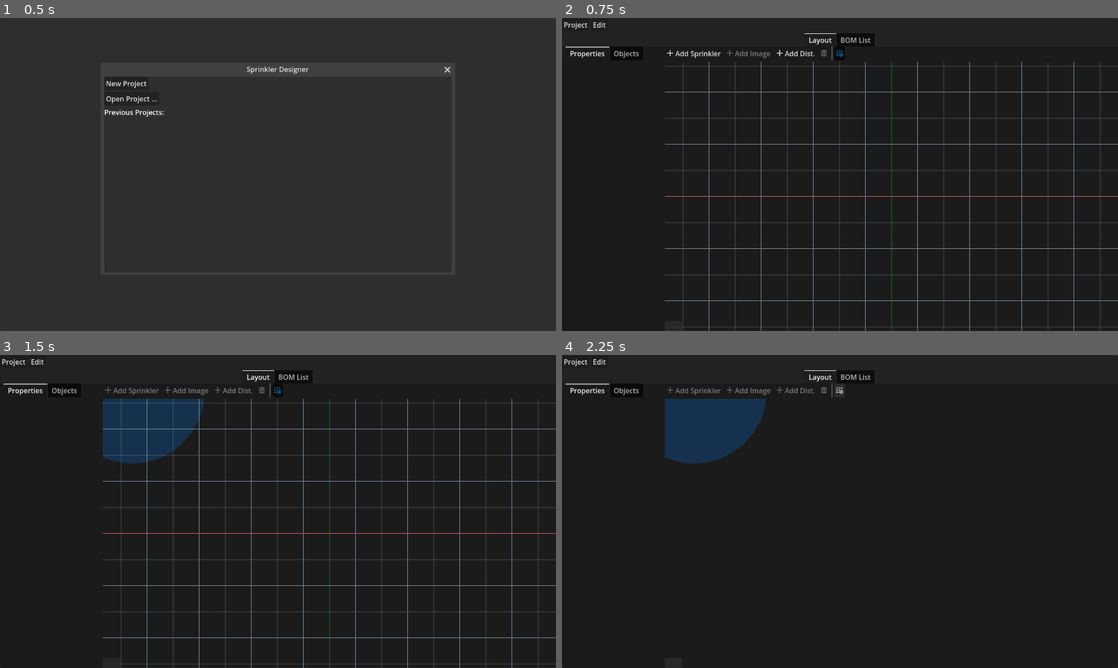
Above: before the commit, frames 1-4 (two rows, left to right).
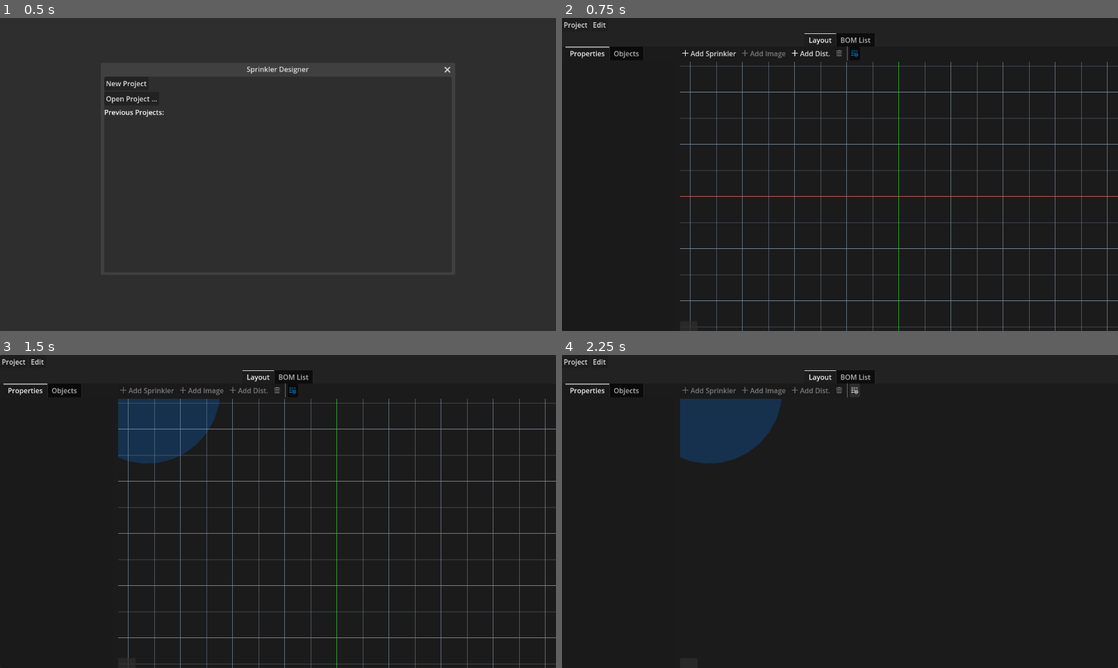
Above: after the commit, the same moments.

Repository: hankedan000/yardscaper
Game: Godot game, scene res://Main.tscn
The game is run twice, just before and just after one commit, with the same random seed, the same clock (stepped at 60 frames per second) and the same inputs.
Inputs (mouse positions are in pixels of both pictures, inside the frame that each line leads up to; where the layout moved, square brackets give the same spot in the first picture):
- Up to frame 1 (0.5 s): no input
- Up to frame 2 (0.75 s): click "New Project" at 0.5 s
- Up to frame 3 (1.5 s): click "Add Sprinkler" at 1.25 s
- Up to frame 4 (2.25 s): click (856, 389) [840, 389] at 2 s

Frame 1 is identical in both runs. In frame 2, 4.0% of the frame differs, in the area x 18-99%, y 8-100%; in frame 3, 5.0%; in frame 4, 1.4%.

Commit message:
Only handle UI input when GUI elements are visible

Diff:
--- a/SprinklerDesigner/scenes/ui/LayoutPanel/LayoutPanel.gd
+++ b/SprinklerDesigner/scenes/ui/LayoutPanel/LayoutPanel.gd
@@ -80,38 +80,6 @@
 
 	# add shortcuts
 	remove_button.shortcut = Utils.create_shortcut(KEY_DELETE)
-
-func _input(event):
-	if event is InputEventMouseButton:
-		if event.button_index == MOUSE_BUTTON_LEFT:
-			if event.pressed:
-				_handle_left_click(event.global_position)
-			else:
-				_handle_left_click_release()
-	elif event is InputEventMouseMotion:
-		var evt_global_pos = event.global_position
-		if _is_point_over_world(evt_global_pos):
-			var pos_in_world_px = _global_xy_to_pos_in_world(evt_global_pos)
-			var pos_in_world_ft = Utils.px_to_ft_vec(pos_in_world_px)
-			var x_pretty = Utils.pretty_dist(pos_in_world_ft.x)
-			var y_pretty = Utils.pretty_dist(pos_in_world_ft.y)
-			mouse_pos_label.text = "%s, %s" % [x_pretty, y_pretty]
-
-			var nearest_pickable = _nearest_pickable_obj(pos_in_world_px)
-			if nearest_pickable != _hovered_obj:
-				# transition 'hovering' status from one object to the next
-				if _hovered_obj:
-					_hovered_obj.hovering = false
-				if nearest_pickable:
-					nearest_pickable.hovering = true
-				_hovered_obj = nearest_pickable
-
-			if sprinkler_to_add:
-				sprinkler_to_add.position = pos_in_world_px
-			elif dist_meas_to_add and mode == Mode.AddDistMeasureB:
-				dist_meas_to_add.point_b = pos_in_world_px
-			elif len(_held_objs) > 0:
-				_handle_held_obj_move(pos_in_world_px)
 
 func _nearest_pickable_obj(pos_in_world: Vector2):
 	var smallest_dist_px = null
@@ -307,3 +275,35 @@
 func _on_preference_update_timer_timeout():
 	TheProject.layout_pref.camera_pos = world_container.camera2d.position
 	TheProject.layout_pref.zoom = world_container.camera2d.zoom.x
+
+func _on_viewport_container_gui_input(event):
+	if event is InputEventMouseButton:
+		if event.button_index == MOUSE_BUTTON_LEFT:
+			if event.pressed:
+				_handle_left_click(event.global_position)
+			else:
+				_handle_left_click_release()
+	elif event is InputEventMouseMotion:
+		var evt_global_pos = event.global_position
+		if _is_point_over_world(evt_global_pos):
+			var pos_in_world_px = _global_xy_to_pos_in_world(evt_global_pos)
+			var pos_in_world_ft = Utils.px_to_ft_vec(pos_in_world_px)
+			var x_pretty = Utils.pretty_dist(pos_in_world_ft.x)
+			var y_pretty = Utils.pretty_dist(pos_in_world_ft.y)
+			mouse_pos_label.text = "%s, %s" % [x_pretty, y_pretty]
+
+			var nearest_pickable = _nearest_pickable_obj(pos_in_world_px)
+			if nearest_pickable != _hovered_obj:
+				# transition 'hovering' status from one object to the next
+				if _hovered_obj:
+					_hovered_obj.hovering = false
+				if nearest_pickable:
+					nearest_pickable.hovering = true
+				_hovered_obj = nearest_pickable
+
+			if sprinkler_to_add:
+				sprinkler_to_add.position = pos_in_world_px
+			elif dist_meas_to_add and mode == Mode.AddDistMeasureB:
+				dist_meas_to_add.point_b = pos_in_world_px
+			elif len(_held_objs) > 0:
+				_handle_held_obj_move(pos_in_world_px)
--- a/SprinklerDesigner/scenes/ui/LayoutPanel/LayoutPanel.tscn
+++ b/SprinklerDesigner/scenes/ui/LayoutPanel/LayoutPanel.tscn
@@ -43,10 +43,9 @@
 tab_focus_mode = 0
 
 [node name="Properties" type="ScrollContainer" parent="HSplitContainer/LeftPane"]
-custom_minimum_size = Vector2(225, 0)
+custom_minimum_size = Vector2(260, 0)
 layout_mode = 2
 size_flags_vertical = 3
-horizontal_scroll_mode = 0
 
 [node name="SprinklerPropertiesList" parent="HSplitContainer/LeftPane/Properties" instance=ExtResource("3_itpjk")]
 layout_mode = 2
@@ -131,4 +130,5 @@
 [connection signal="pressed" from="HSplitContainer/Layout/LayoutToolbar/AddDistMeasure" to="." method="_on_add_dist_measure_pressed"]
 [connection signal="pressed" from="HSplitContainer/Layout/LayoutToolbar/RemoveButton" to="." method="_on_remove_button_pressed"]
 [connection signal="toggled" from="HSplitContainer/Layout/LayoutToolbar/ShowGridButton" to="." method="_on_show_grid_checkbox_toggled"]
+[connection signal="gui_input" from="HSplitContainer/Layout/World/ViewportContainer" to="." method="_on_viewport_container_gui_input"]
 [connection signal="timeout" from="PreferenceUpdateTimer" to="." method="_on_preference_update_timer_timeout"]
